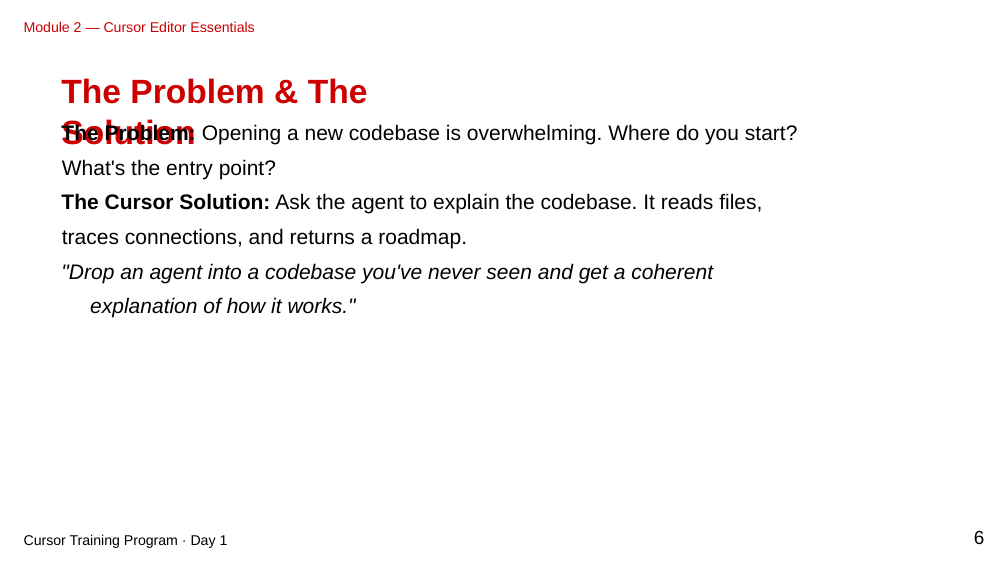
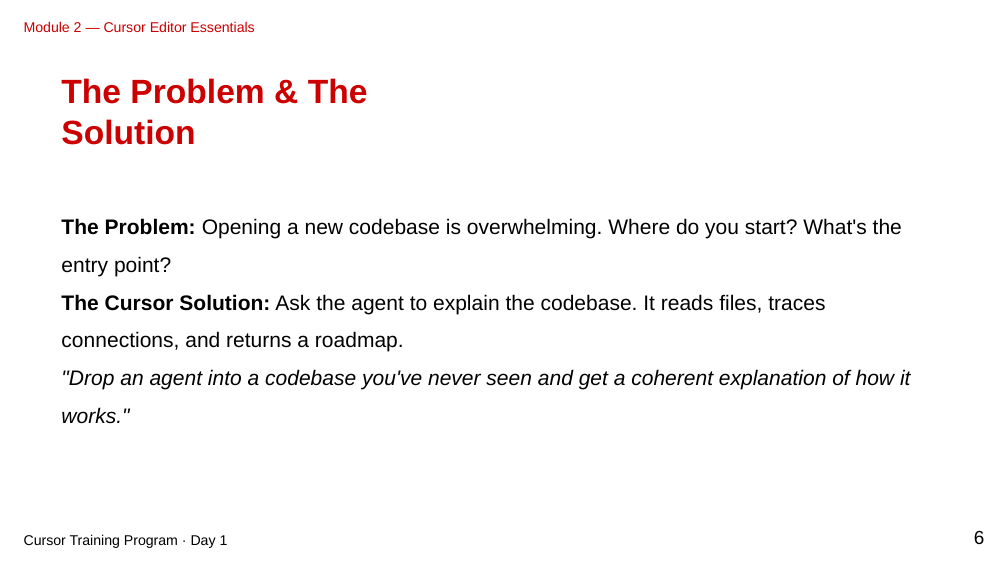
Before and after one commit to gjkaur/cursor_documentation, a slide deck: slide 6 of slides/module-02-marp-editable-clean.pptx. Drawn at 1008x567 pixels with LibreOffice and Linux fonts; fonts in the diff are those of the drawing. Boxes give left, top, right and bottom in pixels: in the first picture for what was removed or moved away, otherwise in the second. Text is boxed around its words. In the diff, an @@ line names an element or a change of style, - is before the commit and + after.

```diff
--- a/slides/module-02-marp-editable-clean.pptx
+++ b/slides/module-02-marp-editable-clean.pptx
@@ text removed at bbox=[61, 123, 798, 144] @@
-The Problem: Opening a new codebase is overwhelming. Where do you start?
@@ text removed at bbox=[62, 159, 276, 179] @@
-What's the entry point?
@@ text removed at bbox=[61, 193, 762, 214] @@
-The Cursor Solution: Ask the agent to explain the codebase. It reads files,
@@ text at bbox=[61, 218, 910, 390]: text changed; italic off @@
-"Drop an agent into a codebase you've never seen and get a coherent
+The Problem: Opening a new codebase is overwhelming. Where do you start? What's the entry point?
+The Cursor Solution: Ask the agent to explain the codebase. It reads files, traces connections, and returns a roadmap.
+"Drop an agent into a codebase you've never seen and get a coherent explanation of how it works."
@@ text removed at bbox=[62, 228, 467, 248] @@
-traces connections, and returns a roadmap.
@@ text removed at bbox=[90, 297, 356, 318] @@
-explanation of how it works."
```
Also in this commit, not shown: 47 other slides changed, 12 slides added, 36 other files.
